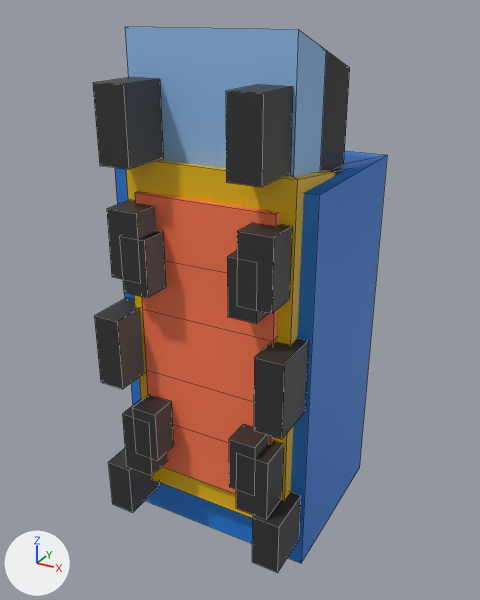
An edit to the FBX model public/models/commuters.fbx, drawn before and after from the same camera.
Camera for both pictures: a 50 mm lens placed at (0.00997, -0.01479, 0.01014), pointed at (-0.00025, 0.00379, 0.00084). The lights are fixed; the arrows at lower left show +X, +Y and +Z. Mesh edges are drawn as thin lines. Where no turn or scale is listed for an object, it has been applied to the vertices.

Script lines for the objects in view, before the commit:
```python
me_mesh = bpy.data.meshes.new('Mesh')
me_mesh.from_pydata(...)  # 75 vertices, 54 faces; spans x -0.00238..0.00238, y 0.00008..0.00479, z -0.005..0.005
# faces by material slot: [53, 1]
me_mesh.materials.append(mat_lambert1)  # picture img_cars_png
me_mesh.materials.append(mat_glass)  # black #000000
me_mesh_001 = bpy.data.meshes.new('Mesh.001')
me_mesh_001.from_pydata(...)  # 60 vertices, 42 faces; spans x -0.00288..0.00288, y 0.00009..0.00767, z -0.006..0.00599
# faces by material slot: [5, 37]
me_mesh_001.materials.append(mat_glass)  # black #000000
me_mesh_001.materials.append(mat_lambert1)  # picture img_cars_png
me_mesh_002 = bpy.data.meshes.new('Mesh.002')
me_mesh_002.from_pydata(...)  # 86 vertices, 58 faces; spans x -0.0035..0.0035, y -0.0039..0.0039, z -0.0087..0.0087
# faces by material slot: [55, 3]
me_mesh_002.materials.append(mat_lambert1)  # picture img_cars_png
me_mesh_002.materials.append(mat_glass)  # black #000000
ob_bus = bpy.data.objects.new('bus', me_mesh_001)
ob_bus.location = (0.0, 0.0, 0.0)
ob_car = bpy.data.objects.new('car', me_mesh)
ob_car.location = (0.0, 0.0, 0.0)
ob_truck = bpy.data.objects.new('truck', me_mesh_002)
ob_truck.location = (-0.00017, 0.00391, 0.00097)
```
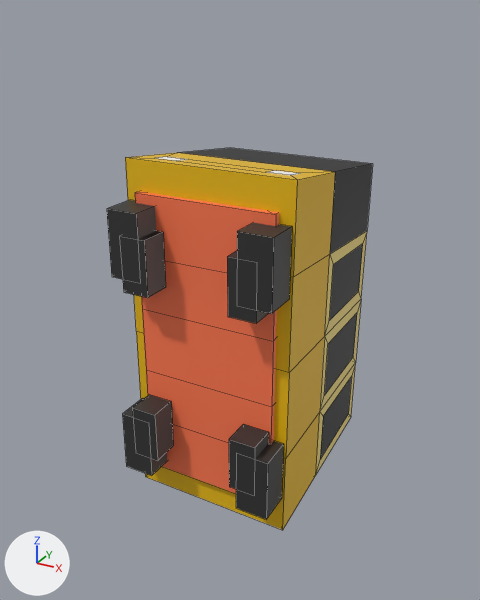
Location of each change, [x1, y1, x2, y2] in pixels of the pictures (480 x 600 px):
'truck', deleted: before [93, 27, 387, 573]
    faces in mat_lambert1 (picture img_cars_png): [93, 27, 387, 573]
    faces in mat_glass (black #000000): [321, 50, 350, 171]
'bus', reshaped: before [107, 160, 347, 519]; after [107, 148, 373, 530]
part 1 of me_mesh, built on: [136, 191, 279, 443] in both
part 2 of me_mesh_001, built on: before [126, 161, 347, 518]; after [125, 157, 373, 530]

What the commit changed:
me_mesh is used by ob_car; location (0.0, 0.0, 0.0).
me_mesh had 75 vertices, 54 faces and spanned x -0.00238..0.00238, y 0.00008..0.00479, z -0.005..0.005.
me_mesh now has 89 vertices, 70 faces and spans x -0.00238..0.00238, y 0.00008..0.00504, z -0.005..0.005.
Part 1, on me_mesh:
6 faces are deleted.
4 vertices in x -0.00238..0.00238, y 0.00285..0.0033, z -0.003..0.005 move by (0.0, -0.0002, 0.0).
6 vertices move from x -0.00238..0.00238, y 0.00285..0.00479, z -0.005..0.00131 to x -0.00238..0.00238, y 0.00264..0.00479, z -0.005..0.00124.
14 vertices are added at x -0.00238..0.00238, y 0.0033..0.00504, z -0.00124..0.00243.
5 new faces join them, mat_glass (black #000000).
17 new faces join them, mat_lambert1 (picture img_cars_png).
me_mesh_001 is used by ob_bus; location (0.0, 0.0, 0.0).
me_mesh_001 had 60 vertices, 42 faces and spanned x -0.00288..0.00288, y 0.00009..0.00767, z -0.006..0.00599.
me_mesh_001 now has 106 vertices, 88 faces and spans x -0.00288..0.00288, y 0.00009..0.00767, z -0.006..0.00599.
Part 2, on me_mesh_001:
7 faces are deleted.
46 vertices are added at x -0.00288..0.00286, y 0.00123..0.00767, z -0.00562..0.00321.
44 new faces join them, mat_lambert1 (picture img_cars_png).
9 new faces join them, mat_glass (black #000000).
Object 'truck' (ob_truck) is deleted.
